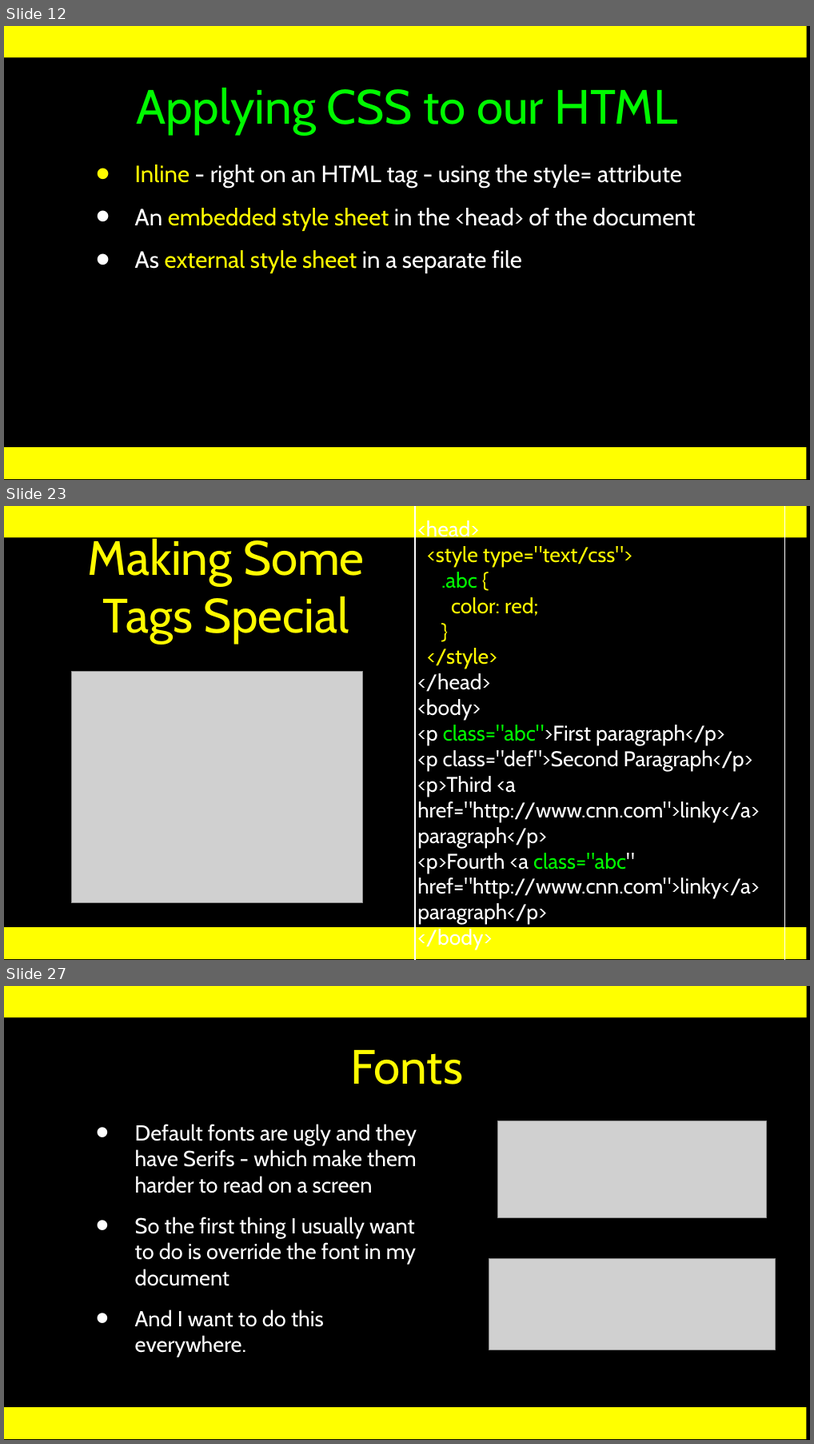
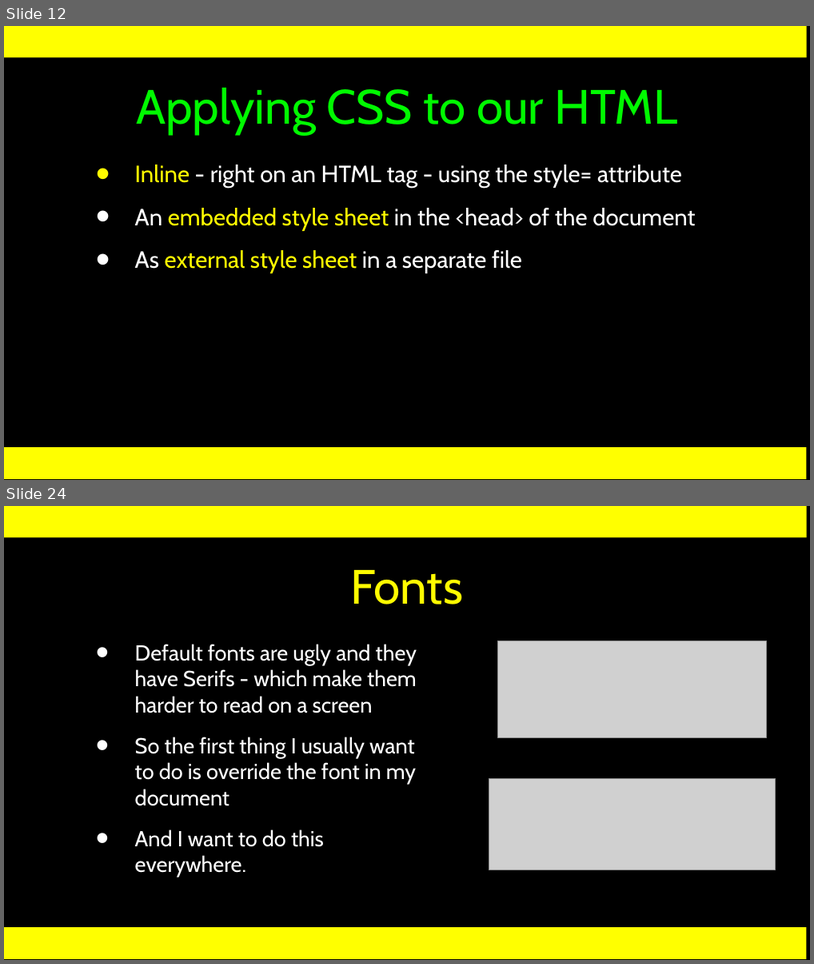
Before and after one commit to csev/wa4e, a slide deck: lectures/Web-03-CSS.ppt. Shown one above the other, each under a label of ours: slides 12, 23 and 27 before the commit, slides 12 and 24 after it; the slides between them are not shown. The pictures are 814x1444 and 814x964 pixels, drawn with LibreOffice and Linux fonts; fonts in the diff are those of the drawing; grey boxes stand for pictures. Boxes give left, top, right and bottom in pixels: in the first picture for what was removed or moved away, otherwise in the second. Text is boxed around its words. In the diff, an @@ line names an element or a change of style, - is before the commit and + after.

```diff
--- a/lectures/Web-03-CSS.ppt
+++ b/lectures/Web-03-CSS.ppt
@@ slide 23 removed at bbox=[4, 506, 810, 960], background #000000; not listed: 3 template elements that a slide beside it also shows @@
@@ rectangle removed at bbox=[415, 506, 786, 960] @@
-<head>
-<style type="text/css">
-.abc {
-color: red;
-}
-</style>
-</head>
-<body>
-<p class="abc">First paragraph</p>
-<p class="def">Second Paragraph</p>
-<p>Third <a href="http://www.cnn.com">linky</a> paragraph</p>
-<p>Fourth <a class="abc" href="http://www.cnn.com">linky</a> paragraph</p>
-</body>
@@ title removed at bbox=[88, 534, 365, 643] @@
-Making Some Tags Special
@@ picture removed at bbox=[72, 672, 363, 904] @@
@@ what was slide 27 is now slide 24 @@
```
Also in this commit, not shown: 9 slides changed, 8 slides added, 10 other slides removed, 1 other file.
